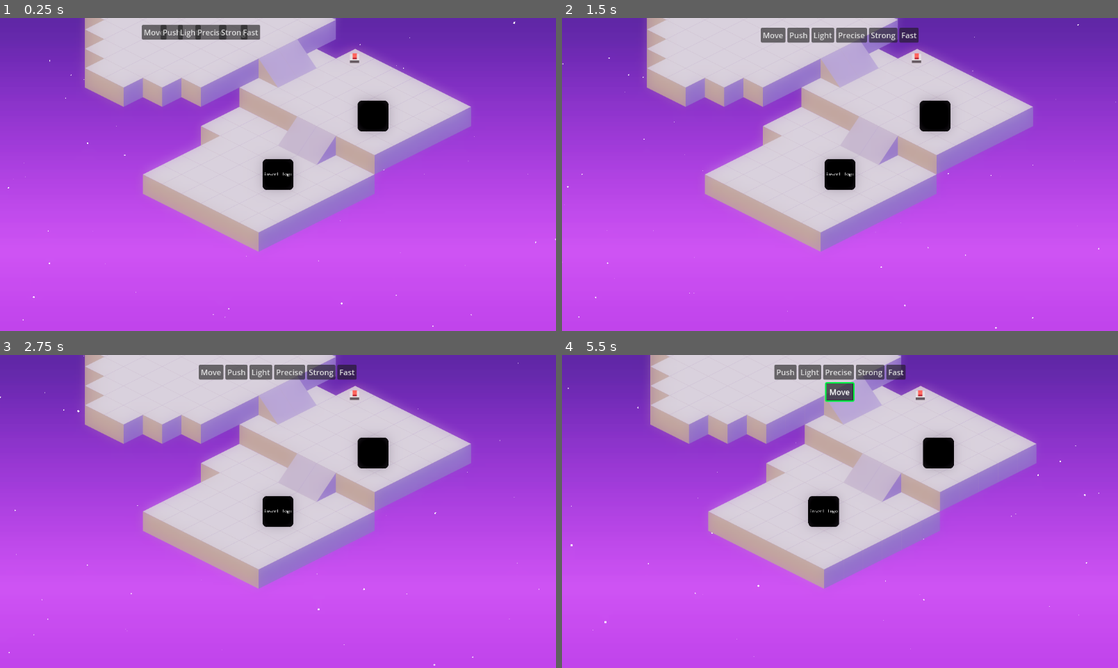
Above: before the commit, frames 1-4 (two rows, left to right).
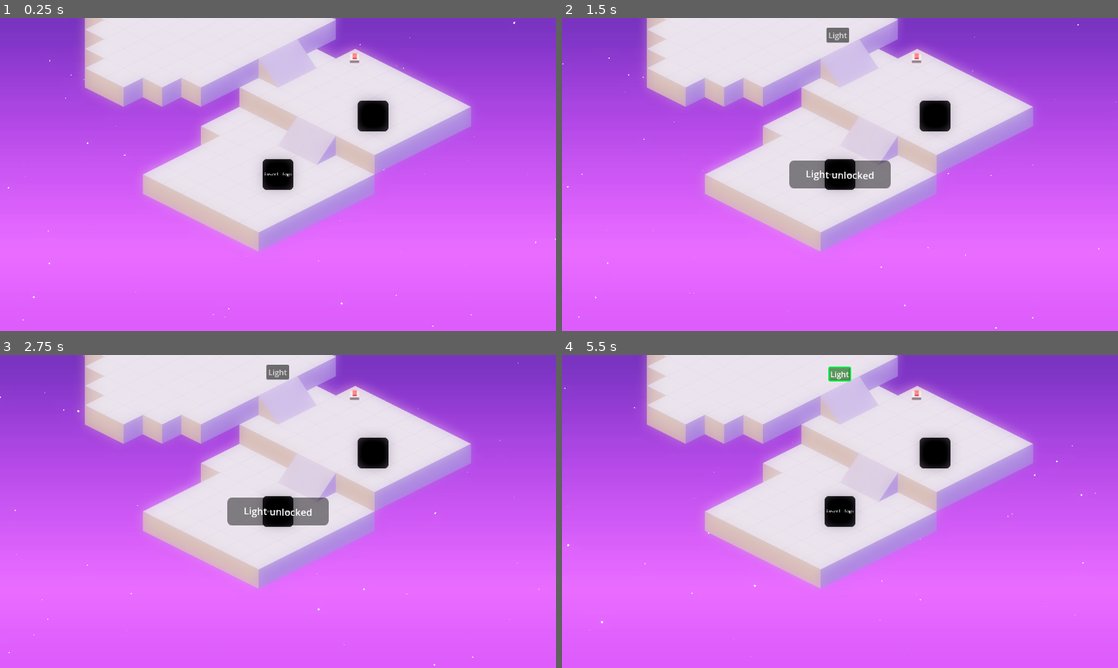
Above: after the commit, the same moments.

Repository: GeordieTomo/ludum-dare-58
Game: Godot game, scene res://environment/levels/test_level.tscn
The game is run twice, just before and just after one commit, with the same random seed, the same clock (stepped at 60 frames per second) and the same inputs.
Inputs:
- Up to frame 1 (0.25 s): no input
- Up to frame 2 (1.5 s): hold Right (right) 0.53-1.28 s; hold E (interact) 0.53-1.28 s; hold Down (down) from 1.28 s (still down); tap E (interact) at 1.35 s
- Up to frame 3 (2.75 s): release Down (down) at 2.03 s; hold Right (right) from 2.03 s (still down); hold E (interact) from 2.03 s (still down)
- Up to frame 4 (5.5 s): release Right (right) at 2.78 s; release E (interact) at 2.78 s; hold Up (up) 2.78-3.53 s; tap E (interact) at 2.85, 5.1 s; hold Left (left) 3.53-4.25 s; hold E (interact) 3.53-4.25 s; click "Move" (after the commit: "Light") at 4.25 s; hold Left (left) from 5.03 s (still down)

The runs differ from the first frame. In frame 1, 79% of the frame differs, in the area x 0-100%, y 0-100%; in frame 2, 80%; in frame 3, 80%; in frame 4, 81%.

Commit message:
add message when unlocking new words

Diff:
--- a/environment/levels/test_level.tscn
+++ b/environment/levels/test_level.tscn
@@ -1,6 +1,7 @@
-[gd_scene load_steps=16 format=4 uid="uid://d1njpdc420slk"]
+[gd_scene load_steps=12 format=4 uid="uid://d1njpdc420slk"]
 
 [ext_resource type="PackedScene" uid="uid://4nogs7d3ad2i" path="res://environment/camera/camera.tscn" id="1_lh7i5"]
+[ext_resource type="Script" uid="uid://bgljn3axtdjfw" path="res://environment/levels/test_level_sequence.gd" id="1_r3nbb"]
 [ext_resource type="PackedScene" uid="uid://c4vun81r65hwg" path="res://environment/player/player.tscn" id="1_wv683"]
 [ext_resource type="PackedScene" uid="uid://3l07hsqs21m1" path="res://environment/objects/rock.tscn" id="2_eanm7"]
 [ext_resource type="PackedScene" uid="uid://073jjdq44xb5" path="res://environment/objects/button.tscn" id="3_wv683"]
@@ -8,38 +9,6 @@
 [ext_resource type="PackedScene" uid="uid://dsh4idvm6281c" path="res://environment/world_environment.tscn" id="5_lh7i5"]
 [ext_resource type="Script" uid="uid://begp3o20cmaw6" path="res://environment/levels/tile_map_collision.gd" id="6_38rgo"]
 [ext_resource type="PackedScene" uid="uid://bnrwjwnchl3lt" path="res://environment/camera/gradient_background.tscn" id="8_r3nbb"]
-
-[sub_resource type="Curve" id="Curve_lh7i5"]
-_data = [Vector2(0, 0), 0.0, 0.0, 0, 0, Vector2(0.5, 1), 0.0, 0.0, 0, 0, Vector2(1, 0), 0.0, 0.0, 0, 0]
-point_count = 3
-
-[sub_resource type="CurveTexture" id="CurveTexture_r3nbb"]
-curve = SubResource("Curve_lh7i5")
-
-[sub_resource type="Curve" id="Curve_al770"]
-_data = [Vector2(0, 0), 0.0, 0.0, 0, 0, Vector2(0.502809, 1), 0.0, 0.0, 0, 0, Vector2(1, 0), 0.0, 0.0, 0, 0]
-point_count = 3
-
-[sub_resource type="CurveTexture" id="CurveTexture_ann7d"]
-curve = SubResource("Curve_al770")
-
-[sub_resource type="ParticleProcessMaterial" id="ParticleProcessMaterial_2qvjt"]
-particle_flag_disable_z = true
-emission_shape = 3
-emission_box_extents = Vector3(600, 350, 1)
-angle_min = 1.0728835e-05
-angle_max = 720.0
-initial_velocity_max = 58.379997
-gravity = Vector3(0, 0, 0)
-radial_accel_min = -2.2351742e-06
-radial_accel_max = 27.909998
-tangential_accel_min = -5.0800023
-tangential_accel_max = 25.879997
-scale_max = 4.0
-scale_curve = SubResource("CurveTexture_ann7d")
-alpha_curve = SubResource("CurveTexture_r3nbb")
-turbulence_enabled = true
-turbulence_noise_scale = 4.629
 
 [sub_resource type="TileSetAtlasSource" id="TileSetAtlasSource_duop6"]
 texture = ExtResource("5_38rgo")
@@ -65,6 +34,10 @@
 
 [node name="TestLevel" type="Node2D"]
 
+[node name="test_level_sequence_manager" type="Node" parent="."]
+script = ExtResource("1_r3nbb")
+words_to_add = Array[int]([0, 1, 2, 4, 5, 6])
+
 [node name="Camera2D" parent="." node_paths=PackedStringArray("follow_target") instance=ExtResource("1_lh7i5")]
 follow_target = NodePath("../player")
 
@@ -73,13 +46,6 @@
 y_sort_enabled = true
 collision_layer = 2
 collision_mask = 3
-
-[node name="GPUParticles2D" type="GPUParticles2D" parent="player"]
-z_index = -4
-amount = 100
-lifetime = 10.0
-preprocess = 10.0
-process_material = SubResource("ParticleProcessMaterial_2qvjt")
 
 [node name="Rock" parent="." instance=ExtResource("2_eanm7")]
 z_index = 2
--- /dev/null
+++ b/environment/levels/test_level_sequence.gd
@@ -0,0 +1,32 @@
+extends Node
+
+var stage : int = 0
+
+@export var words_to_add : Array[Enums.AllWords]
+
+func _ready():
+
+	WordCloud.selected_words_changed.connect(selected_words_changed)
+	WordCloud.clear_all_available_words()
+
+	await get_tree().create_timer(0.5).timeout
+	WordCloud.add_available_word(Enums.AllWords.Light)
+
+func selected_words_changed():
+
+	match(stage):
+		0:
+			if WordCloud.check_if_word_is_selected(Enums.AllWords.Light):
+				stage += 1
+				await get_tree().create_timer(1.5).timeout
+				WordCloud.add_available_word(Enums.AllWords.Move)
+		1:
+			if WordCloud.check_if_word_is_selected(Enums.AllWords.Move):
+				stage += 1
+				await get_tree().create_timer(1.5).timeout
+				WordCloud.add_available_word(Enums.AllWords.Push)
+		2:
+			if WordCloud.check_if_word_is_selected(Enums.AllWords.Push):
+				stage += 1
+				await get_tree().create_timer(1.5).timeout
+				WordCloud.add_available_words(words_to_add)
--- a/environment/levels/tile_map_collision.gd
+++ b/environment/levels/tile_map_collision.gd
@@ -7,4 +7,3 @@
 		for neighbor: Vector2i in neighboring_tiles:
 			if get_cell_source_id(neighbor) == -1:
 				set_cell(neighbor, 5, Vector2i.ZERO)
-				print(neighbor, " filling empty tile")
--- a/environment/player/player.tscn
+++ b/environment/player/player.tscn
@@ -1,9 +1,41 @@
-[gd_scene load_steps=4 format=3 uid="uid://c4vun81r65hwg"]
+[gd_scene load_steps=9 format=3 uid="uid://c4vun81r65hwg"]
 
 [ext_resource type="Script" uid="uid://dcref1vu664m4" path="res://environment/player/character_controller.gd" id="1_4flbx"]
 [ext_resource type="Texture2D" uid="uid://bc6dyg3em5280" path="res://textures/small-icon.png" id="2_onrkg"]
 
 [sub_resource type="CircleShape2D" id="CircleShape2D_56k0q"]
+
+[sub_resource type="Curve" id="Curve_56k0q"]
+_data = [Vector2(0, 0), 0.0, 0.0, 0, 0, Vector2(0.5, 1), 0.0, 0.0, 0, 0, Vector2(1, 0), 0.0, 0.0, 0, 0]
+point_count = 3
+
+[sub_resource type="CurveTexture" id="CurveTexture_r3nbb"]
+curve = SubResource("Curve_56k0q")
+
+[sub_resource type="Curve" id="Curve_p2tcf"]
+_data = [Vector2(0, 0), 0.0, 0.0, 0, 0, Vector2(0.502809, 1), 0.0, 0.0, 0, 0, Vector2(1, 0), 0.0, 0.0, 0, 0]
+point_count = 3
+
+[sub_resource type="CurveTexture" id="CurveTexture_ann7d"]
+curve = SubResource("Curve_p2tcf")
+
+[sub_resource type="ParticleProcessMaterial" id="ParticleProcessMaterial_p0ml2"]
+particle_flag_disable_z = true
+emission_shape = 3
+emission_box_extents = Vector3(600, 350, 1)
+angle_min = 1.0728835e-05
+angle_max = 720.0
+initial_velocity_max = 58.379997
+gravity = Vector3(0, 0, 0)
+radial_accel_min = -2.2351742e-06
+radial_accel_max = 27.909998
+tangential_accel_min = -5.0800023
+tangential_accel_max = 25.879997
+scale_max = 4.0
+scale_curve = SubResource("CurveTexture_ann7d")
+alpha_curve = SubResource("CurveTexture_r3nbb")
+turbulence_enabled = true
+turbulence_noise_scale = 4.629
 
 [node name="player" type="CharacterBody2D"]
 motion_mode = 1
@@ -18,3 +50,10 @@
 [node name="CollisionShape2D" type="CollisionShape2D" parent="."]
 position = Vector2(0, 21)
 shape = SubResource("CircleShape2D_56k0q")
+
+[node name="GPUParticles2D" type="GPUParticles2D" parent="."]
+z_index = -4
+amount = 100
+lifetime = 10.0
+preprocess = 10.0
+process_material = SubResource("ParticleProcessMaterial_p0ml2")
--- a/environment/world_environment.tscn
+++ b/environment/world_environment.tscn
@@ -7,7 +7,7 @@
 tonemap_mode = 3
 glow_enabled = true
 glow_normalized = true
-glow_bloom = 0.52
+glow_bloom = 0.82
 
 [node name="WorldEnvironment" type="WorldEnvironment"]
 environment = SubResource("Environment_wv683")
--- a/main_theme.tres
+++ b/main_theme.tres
@@ -5,21 +5,17 @@
 content_margin_top = 4.0
 content_margin_right = 4.0
 content_margin_bottom = 4.0
-bg_color = Color(0, 0, 0, 0.6)
+bg_color = Color(0, 0.36913243, 3.85046e-07, 0.6)
 border_width_left = 3
 border_width_top = 3
 border_width_right = 3
 border_width_bottom = 3
-border_color = Color(7.113725e-05, 0.9393855, 0.25985163, 1)
+border_color = Color(6.978959e-06, 0.8993662, 0.24132392, 1)
 corner_radius_top_left = 3
 corner_radius_top_right = 3
 corner_radius_bottom_right = 3
 corner_radius_bottom_left = 3
 corner_detail = 5
-expand_margin_left = 5.0
-expand_margin_top = 5.0
-expand_margin_right = 5.0
-expand_margin_bottom = 5.0
 
 [resource]
 Button/styles/pressed = SubResource("StyleBoxFlat_gsqoc")
--- a/word_cloud/follow_parent.gd
+++ b/word_cloud/follow_parent.gd
@@ -4,9 +4,7 @@
 var target_position : Vector2
 var prev_position : Vector2
 
-func _ready():
-	# Start at the parent's current global position
-	target_position = get_parent().global_position
+var first_time = true
 
 func _process(delta):
 	var parent_pos = get_parent().global_position
--- /dev/null
+++ b/word_cloud/message_display.gd
@@ -0,0 +1,22 @@
+extends Control
+class_name MessageDisplay
+
+@onready var rich_text_label = %RichTextLabel
+
+func _ready():
+	hide_display()
+
+func display_message(new_text: String, time):
+	rich_text_label.text = "[wave]" + new_text
+	await fade_in_display(0.2 * time)
+	await get_tree().create_timer(0.6*time).timeout
+	await fade_out_display(0.2 * time)
+
+func fade_in_display(duration):
+	await TweenCustom.animate_to_alpha_wait(self, 1., duration)
+
+func fade_out_display(duration):
+	await TweenCustom.animate_to_alpha_wait(self, 0., duration)
+
+func hide_display():
+	modulate.a = 0.
--- /dev/null
+++ b/word_cloud/unlock_display.gd
@@ -0,0 +1,9 @@
+extends CenterContainer
+
+@onready var message_display = %MessageDisplay
+
+func _ready():
+	WordCloud.available_word_added.connect(new_word)
+
+func new_word(word: Enums.AllWords):
+	message_display.display_message(Enums.get_string_from_enum(word) + " unlocked", 3.)
--- a/word_cloud/word_cloud.gd
+++ b/word_cloud/word_cloud.gd
@@ -7,6 +7,9 @@
 var word_ui_toggles : Array[Node2D]
 
 signal selected_words_changed
+
+signal available_words_changed
+signal available_word_added(new_word: Enums.AllWords)
 
 func _ready():
 	add_words_to_selection_dictionary()
@@ -26,6 +29,32 @@
 func update_words_selected():
 	selected_words_changed.emit()
 
+func add_available_word(word: Enums.AllWords):
+	if not words_that_can_be_used.has(word):
+		words_that_can_be_used.append(word)
+	available_word_added.emit(word)
+	update_words_available()
+
+func add_available_words(words: Array[Enums.AllWords]):
+	for word in words:
+		add_available_word(word)
+
+func remove_available_word(word : Enums.AllWords):
+	if words_that_can_be_used.has(word):
+		words_that_can_be_used.erase(word)
+
+	update_words_available()
+
+func clear_all_available_words():
+	words_that_can_be_used.clear()
+	update_words_available()
+
+func update_words_available():
+	available_words_changed.emit()
+
+func word_is_available(word: Enums.AllWords) -> bool:
+	return words_that_can_be_used.has(word)
+
 func evaluate_score(target_words : Array[Enums.AllWords]) -> float:
 	var score : float = 0.
 	for word in target_words:
--- a/word_cloud/word_cloud.tscn
+++ b/word_cloud/word_cloud.tscn
@@ -1,13 +1,26 @@
-[gd_scene load_steps=5 format=3 uid="uid://c8qtmupowsosw"]
+[gd_scene load_steps=8 format=3 uid="uid://c8qtmupowsosw"]
 
 [ext_resource type="Theme" uid="uid://cj3y7my0xsrcs" path="res://main_theme.tres" id="1_lfg12"]
 [ext_resource type="Script" uid="uid://bwo8g75o1b1aw" path="res://word_cloud/word_cloud.gd" id="1_y24nb"]
 [ext_resource type="Script" uid="uid://uip2ypr7vub5" path="res://word_cloud/word_cloud_display.gd" id="2_hk23b"]
 [ext_resource type="PackedScene" uid="uid://cep348itqkp7x" path="res://word_cloud/word_toggle.tscn" id="3_widb8"]
+[ext_resource type="Script" uid="uid://b35v17jkqiimj" path="res://word_cloud/message_display.gd" id="5_7iwso"]
+[ext_resource type="Script" uid="uid://clx3v0d7w6snj" path="res://word_cloud/unlock_display.gd" id="5_bod8x"]
+
+[sub_resource type="StyleBoxFlat" id="StyleBoxFlat_bod8x"]
+content_margin_left = 4.0
+content_margin_top = 4.0
+content_margin_right = 4.0
+content_margin_bottom = 4.0
+bg_color = Color(0, 0, 0, 0.45882353)
+corner_radius_top_left = 10
+corner_radius_top_right = 10
+corner_radius_bottom_right = 10
+corner_radius_bottom_left = 10
+corner_detail = 5
 
 [node name="word_cloud" type="CanvasLayer"]
 script = ExtResource("1_y24nb")
-words_that_can_be_used = Array[int]([0, 1, 2, 3, 4, 6])
 
 [node name="MarginContainer" type="MarginContainer" parent="."]
 anchors_preset = 15
@@ -25,7 +38,6 @@
 layout_mode = 2
 size_flags_horizontal = 4
 size_flags_vertical = 0
-theme_override_constants/separation = 10
 script = ExtResource("2_hk23b")
 word_ui_template = ExtResource("3_widb8")
 
@@ -38,4 +50,38 @@
 unique_name_in_owner = true
 layout_mode = 2
 size_flags_horizontal = 4
-theme_override_constants/separation = 15
+
+[node name="CenterContainer" type="CenterContainer" parent="MarginContainer"]
+layout_mode = 2
+size_flags_horizontal = 4
+size_flags_vertical = 4
+mouse_filter = 2
+script = ExtResource("5_bod8x")
+
+[node name="MessageDisplay" type="MarginContainer" parent="MarginContainer/CenterContainer"]
+unique_name_in_owner = true
+layout_mode = 2
+script = ExtResource("5_7iwso")
+
+[node name="Panel" type="Panel" parent="MarginContainer/CenterContainer/MessageDisplay"]
+layout_mode = 2
+theme_override_styles/panel = SubResource("StyleBoxFlat_bod8x")
+
+[node name="MarginContainer" type="MarginContainer" parent="MarginContainer/CenterContainer/MessageDisplay"]
+layout_mode = 2
+theme_override_constants/margin_left = 5
+theme_override_constants/margin_top = 15
+theme_override_constants/margin_right = 5
+theme_override_constants/margin_bottom = 15
+
+[node name="RichTextLabel" type="RichTextLabel" parent="MarginContainer/CenterContainer/MessageDisplay/MarginContainer"]
+unique_name_in_owner = true
+custom_minimum_size = Vector2(200, 0)
+layout_mode = 2
+mouse_filter = 2
+theme_override_font_sizes/normal_font_size = 20
+bbcode_enabled = true
+text = "[wave]word[/wave] unlocked"
+fit_content = true
+horizontal_alignment = 1
+vertical_alignment = 1
--- a/word_cloud/word_cloud_display.gd
+++ b/word_cloud/word_cloud_display.gd
@@ -9,10 +9,26 @@
 
 func _ready():
 	instantiate_word_ui()
+	WordCloud.available_words_changed.connect(update_word_ui)
 
 func instantiate_word_ui():
 	for word in WordCloud.words_that_can_be_used:
 		create_word_toggle_ui(word)
+
+func update_word_ui():
+	var existing_words: Array[Enums.AllWords]
+	# if any items have been removed
+	for word_toggle in word_toggle_objects.duplicate():
+		if not WordCloud.word_is_available(word_toggle.word_value):
+			word_toggle_objects.erase(word_toggle)
+			word_toggle.queue_free()
+		else:
+			existing_words.append(word_toggle.word_value)
+
+	for word in WordCloud.words_that_can_be_used:
+		if not existing_words.has(word):
+			create_word_toggle_ui(word)
+
 
 func create_word_toggle_ui(word: Enums.AllWords):
 	var new_word_toggle : WordToggle = word_ui_template.instantiate()
--- a/word_cloud/word_toggle.gd
+++ b/word_cloud/word_toggle.gd
@@ -10,6 +10,8 @@
 
 func _ready():
 	word_toggle_button.toggled.connect(_pressed)
+	word_toggle_button.global_position = global_position
+	word_toggle_button.visible = true
 
 func _pressed(new_val : bool):
 	toggled.emit(new_val)
--- a/word_cloud/word_toggle.tscn
+++ b/word_cloud/word_toggle.tscn
@@ -17,6 +17,7 @@
 
 [node name="WordToggleButton" type="Button" parent="."]
 unique_name_in_owner = true
+visible = false
 layout_mode = 2
 toggle_mode = true
 text = "Test Word"
Not shown, added: environment/levels/test_level_sequence.gd.uid
Not shown, added: word_cloud/message_display.gd.uid
Not shown, added: word_cloud/unlock_display.gd.uid
